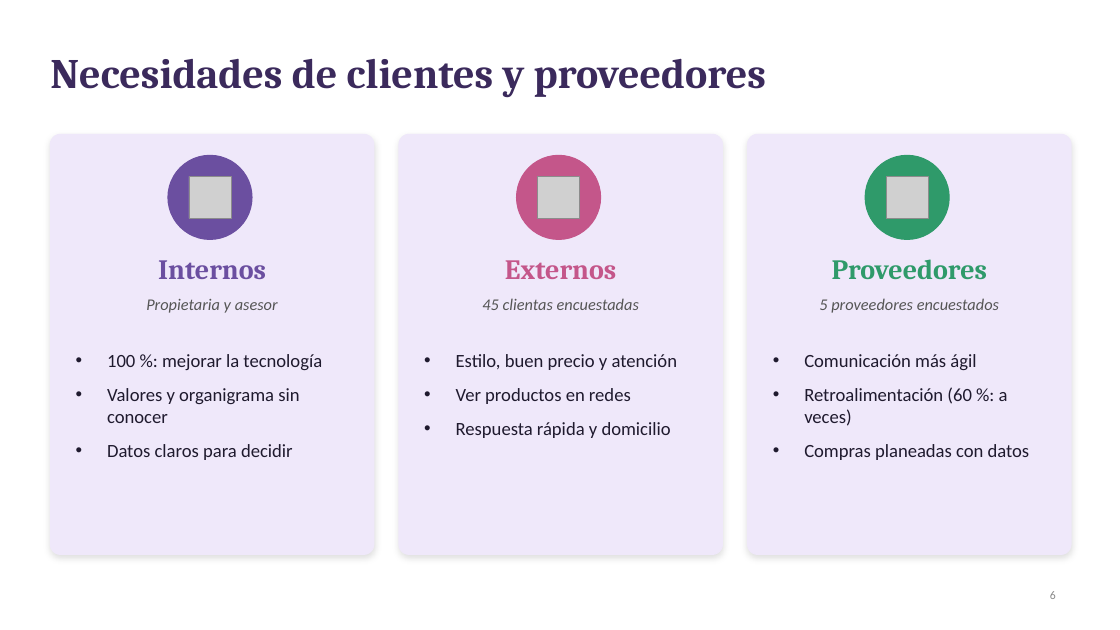
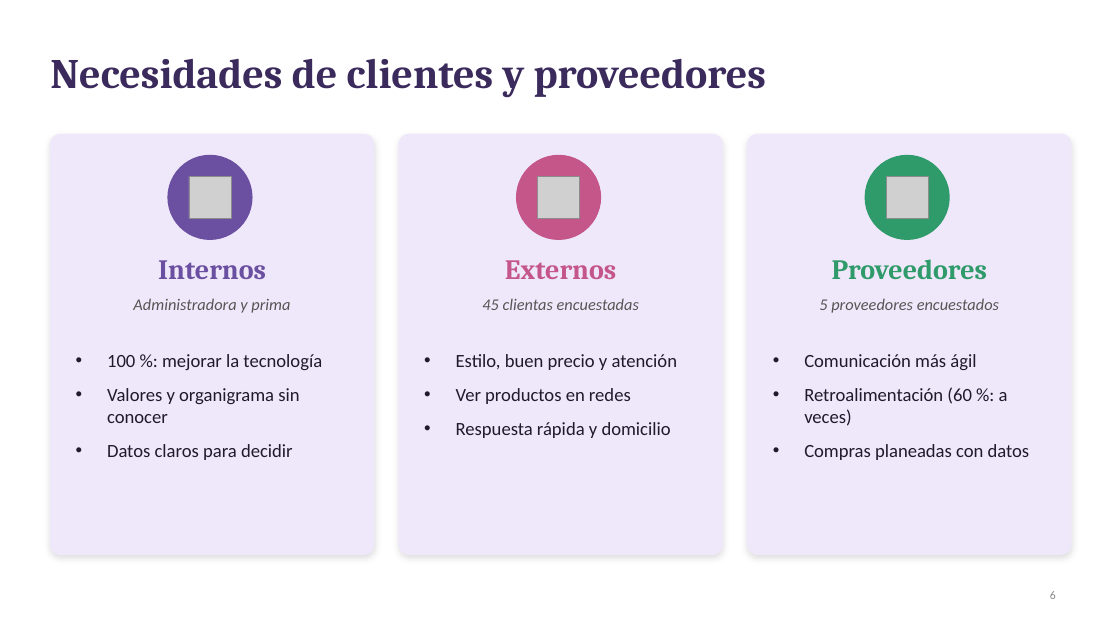
Before and after one commit to nayraclaud-glitch/Trabjo-De-eEstudio, a slide deck: slide 6 of Actividad Alva instructora Luna de Cristal/4_Paso4_Visual_Thinking.pptx. Drawn at 1120x630 pixels with LibreOffice and Linux fonts; fonts in the diff are those of the drawing; grey boxes stand for pictures. Boxes give left, top, right and bottom in pixels: in the first picture for what was removed or moved away, otherwise in the second. Text is boxed around its words. In the diff, an @@ line names an element or a change of style, - is before the commit and + after.

```diff
--- a/Actividad Alva instructora Luna de Cristal/4_Paso4_Visual_Thinking.pptx
+++ b/Actividad Alva instructora Luna de Cristal/4_Paso4_Visual_Thinking.pptx
@@ text at bbox=[133, 298, 290, 313]: text changed @@
-Propietaria y asesor
+Administradora y prima
```
Also in this commit, not shown: 1 other slide changed, 4 other files.
